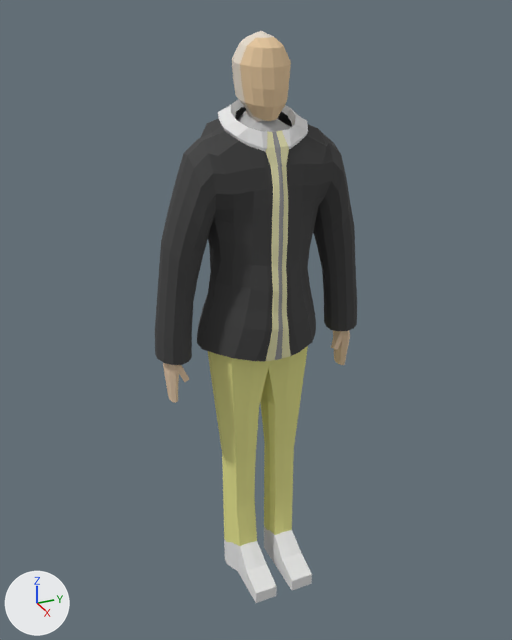
The FBX model Дом.Годот/модели/люди/мужчина.fbx: old version first, new version second.
Both versions are drawn from a 50 mm lens placed at (1.804, -0.814, 0.876), pointed at (0.008, -0.005, -0.022). Arrows for +X, +Y and +Z are at lower left; the lights stay in place. The older version comes first. Where no turn or scale is listed for an object, it has been applied to the vertices.

Names of what the first picture shows: 'human', 'jacket(-19 male)'.
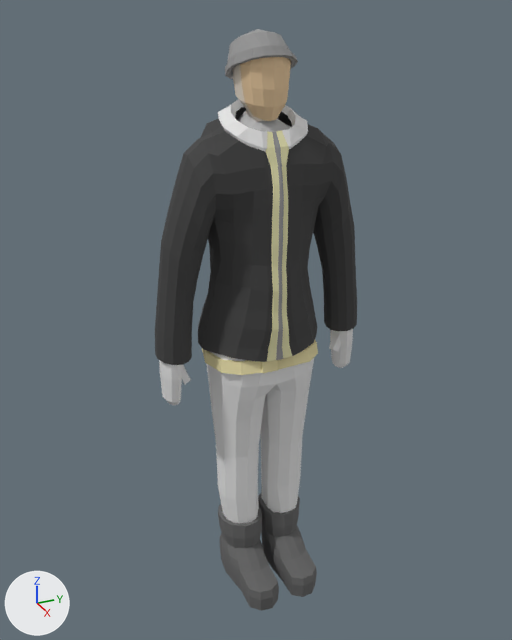
Where the newer file only moved an object's origin or applied its transform, the numbers keep the older frame.

Pixel boxes [x1, y1, x2, y2] of what changed, in the pictures (512 x 640 px):
'pants', added: after [202, 340, 318, 523]
    faces in mat_pants (white #e7e7e7): [206, 351, 314, 523]
    faces in mat_belt (beige #e7dca8): [202, 340, 318, 375]
'boots', added: after [218, 493, 317, 611]
    faces in mat_boots_outer (dark grey #646464): [218, 493, 317, 611]
'hat', added: after [225, 29, 298, 79]
'gloves', added: after [159, 329, 353, 405]
'human', unchanged, covered by the edit: before [163, 31, 350, 603]; after [232, 57, 291, 132]

The edits, one by one:
Material 'belt' (mat_belt) is new.
Its base color is (0.8, 0.717, 0.394) (beige #e7dca8).
Its roughness is 1.0.
Material 'pants' (mat_pants) is new.
Its base color is (0.8, 0.8, 0.8) (white #e7e7e7).
Its roughness is 1.0.
Material 'the inside of the boots' (mat_the_inside_of_the_boots) is new.
Its base color is (0.8, 0.8, 0.8) (white #e7e7e7).
Its roughness is 1.0.
Material 'boots outer' (mat_boots_outer) is new.
Its base color is (0.127, 0.127, 0.127) (dark grey #646464).
Its roughness is 1.0.
Material 'hat material' (mat_hat_material) is new.
Its base color is (0.316, 0.316, 0.316) (grey #989898).
Its roughness is 1.0.
Mesh me_plane_001 is new.
It has 418 vertices, 420 faces and spans x -0.132..0.136, y -0.184..0.178, z -0.456..0.306.
Faces by material slot: [368, 52].
It uses material mat_pants (white #e7e7e7).
It uses material mat_belt (beige #e7dca8).
Mesh me_plane_003 is new.
It has 216 vertices, 212 faces and spans x -0.051..0.047, y -0.325..0.325, z -0.082..0.088.
Mesh me_plane_002 is new.
It has 420 vertices, 414 faces and spans x -0.115..0.191, y -0.147..0.147, z -0.106..0.134.
Faces by material slot: [220, 194].
It uses material mat_boots_outer (dark grey #646464).
It uses material mat_the_inside_of_the_boots (white #e7e7e7).
Mesh me_plane_004 is new.
It has 166 vertices, 168 faces and spans x -0.085..0.104, y -0.096..0.099, z -0.067..0.065.
It uses material mat_hat_material (grey #989898).
Object 'pants' (ob_pants) is new; it shows me_plane_001.
Its location is (0.001, 0.013, -0.369).
Object 'gloves' (ob_gloves) is new; it shows me_plane_003.
Its location is (0.006, 0.012, -0.162).
Object 'boots' (ob_boots) is new; it shows me_plane_002.
Its location is (0.042, 0.012, -0.868).
Object 'hat' (ob_hat) is new; it shows me_plane_004.
Its location is (-0.014, 0.01, 0.732).
